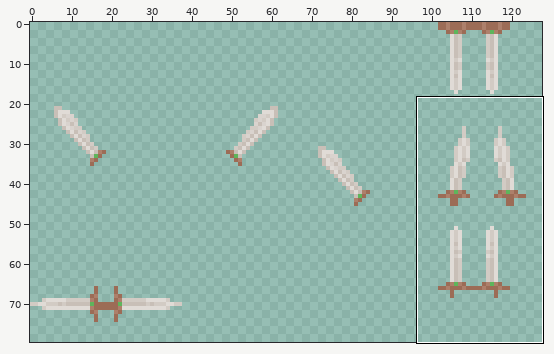
File history of a sprite sheet, images/linksword-sheet0.png. The picture above shows the old version from afar; the outline marks the close-up.
Close-up. The starting point:
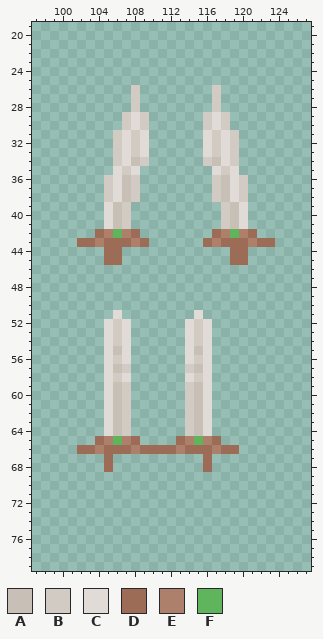
The file is 128x128 pixels. Colours within 5 levels of each other are drawn and written as one. Shown: x 97..127, y 19..79. The wide view leaves out empty margins.
Palette (. is transparent): A #c8bfb7  B #d2cbc4  C #e0dbd6  D #9c6c56  E #ad806b  F #5eb55b
Pixels before, first column x 102:
26 ......B........B......
27 ......B........B......
28 ......B........B......
29 .....BCB......BCB.....
30 .....BCB......BCB.....
31 ....BCBC......CBCB....
32 ....BCBC......CBCB....
33 ....BCBC......CBCB....
34 ....BCAB......BACB....
35 ....CBC........CBC....
36 ...BCAB........BACB...
37 ...BCAB........BACB...
38 ...BCAB........BACB...
39 ...CAB..........BAC...
40 ...CAB..........BAC...
41 ...CAB..........BAC...
42 ..DEFED........DEFED..
43 DDEDDDED......DEDDDEDD
44 ...DD............DD...
45 ...DD............DD...
46 ......................
47 ......................
48 ......................
49 ......................
50 ......................
51 ....C........C........
52 ...CBC......CBC.......
53 ...CBC......CBC.......
54 ...CBC......CBC.......
55 ...CAC......CAC.......
56 ...CBC......CBC.......
57 ...CAB......BAC.......
58 ...CBC......CBC.......
59 ...CAB......BAC.......
60 ...CAB......BAC.......
61 ...CAB......BAC.......
62 ...CAB......BAC.......
63 ...CAB......BAC.......
64 ...CAB......BAC.......
65 ..DEFED....DEFED......
66 DDEDDDEDDDDEDDDEDD....
67 ...D..........D.......
68 ...D..........D.......
New version:
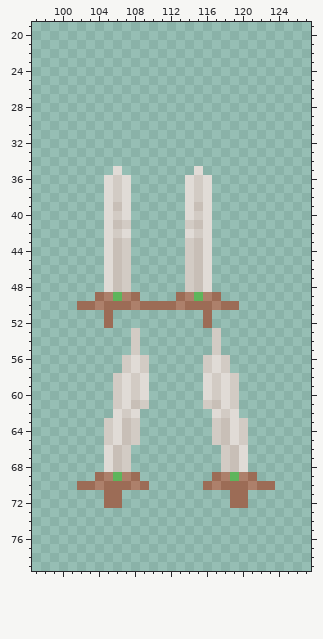
The exact change:
y 26..28: x 108 B -> .; x 117 B -> .
y 29..30: x 107..109 BCB -> ...; x 116..118 BCB -> ...
y 31..33: x 106..109 BCBC -> ....; x 116..119 CBCB -> ....
y 34: x 106..109 BCAB -> ....; x 116..119 BACB -> ....
y 35: x 107..108 BC -> ..; x 115 . -> C; x 117..119 CBC -> ...
y 36..38: x 105..108 BCAB -> CBC.; x 114..120 ...BACB -> CBC....
y 39: x 107 B -> C; x 114..116 ... -> CAC; x 118..120 BAC -> ...
y 40: x 106..107 AB -> BC; x 114..116 ... -> CBC; x 118..120 BAC -> ...
y 41: x 114..116 ... -> BAC; x 118..120 BAC -> ...
y 42: x 104..108 DEFED -> .CBC.; x 114..121 ...DEFED -> CBC.....
y 43: x 102..109 DDEDDDED -> ...CAB..; x 114..123 ..DEDDDEDD -> BAC.......
y 44..45: x 105..107 DD. -> CAB; x 114..116 ... -> BAC; x 119..120 DD -> ..
y 46..48: x 105..107 ... -> CAB; x 114..116 ... -> BAC
y 49: x 104..108 ..... -> DEFED; x 113..117 ..... -> DEFED
y 50: x 102..119 .................. -> DDEDDDEDDDDEDDDEDD
y 51: x 105..106 .C -> D.; x 115..116 C. -> .D
y 52: x 105..107 CBC -> D..; x 114..116 CBC -> ..D
y 53..54: x 105..108 CBC. -> ...B; x 114..117 CBC. -> ...B
y 55: x 105..108 CAC. -> ...B; x 114..117 CAC. -> ...B
y 56: x 105..109 CBC.. -> ..BCB; x 114..118 CBC.. -> ..BCB
y 57: x 105..106 CA -> ..; x 108..109 .. -> CB; x 114..118 BAC.. -> ..BCB
y 58: x 105 C -> .; x 108..109 .. -> BC; x 114..115 CB -> ..; x 117..119 ... -> BCB
y 59..60: x 105..109 CAB.. -> .BCBC; x 114..115 BA -> ..; x 117..119 ... -> BCB
y 61: x 105..109 CAB.. -> .BCAB; x 114..119 BAC... -> ..BACB
y 62: x 105..106 CA -> .C; x 108 . -> C; x 114..119 BAC... -> ...CBC
y 63..64: x 105..108 CAB. -> BCAB; x 114..120 BAC.... -> ...BACB
y 65: x 104..108 DEFED -> .BCAB; x 113..120 DEFED... -> ....BACB
y 66: x 102..120 DDEDDDEDDDDEDDDEDD. -> ...CAB..........BAC
y 67..68: x 105..107 D.. -> CAB; x 116 D -> .; x 118..120 ... -> BAC
y 69: x 104..108 ..... -> DEFED; x 117..121 ..... -> DEFED
y 70: x 102..109 ........ -> DDEDDDED; x 116..123 ........ -> DEDDDEDD
y 71..72: x 105..106 .. -> DD; x 119..120 .. -> DD
Changed places in both close-ups, as pixel boxes (x1, y1, x2, y2):
changed: (77, 85, 275, 508)
